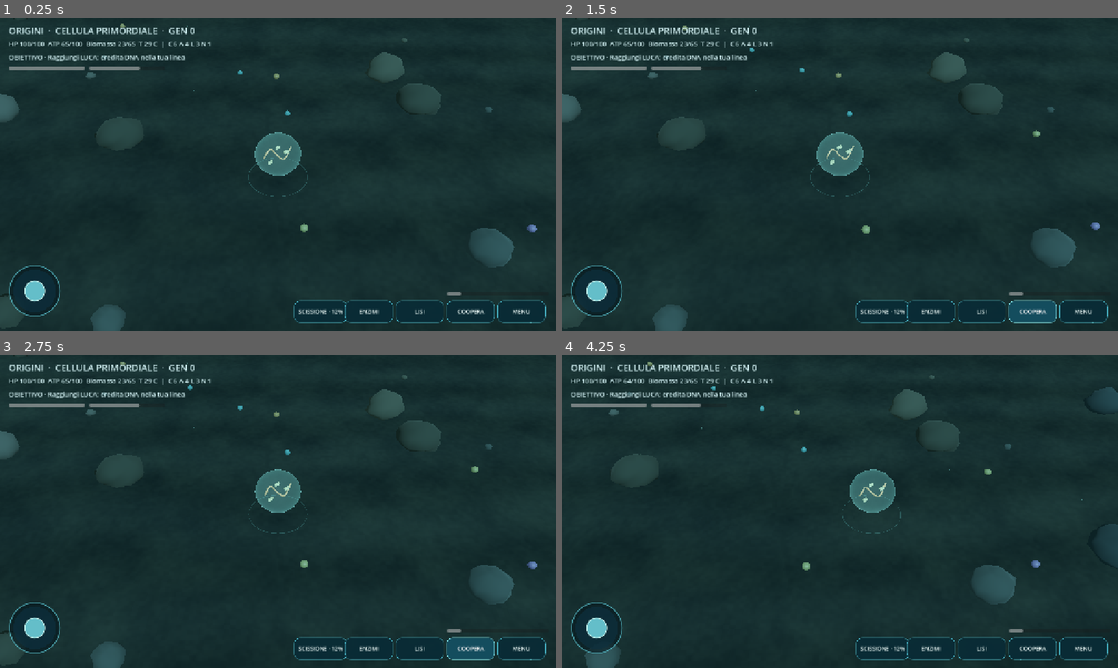
Above: before the commit, frames 1-4 (two rows, left to right).
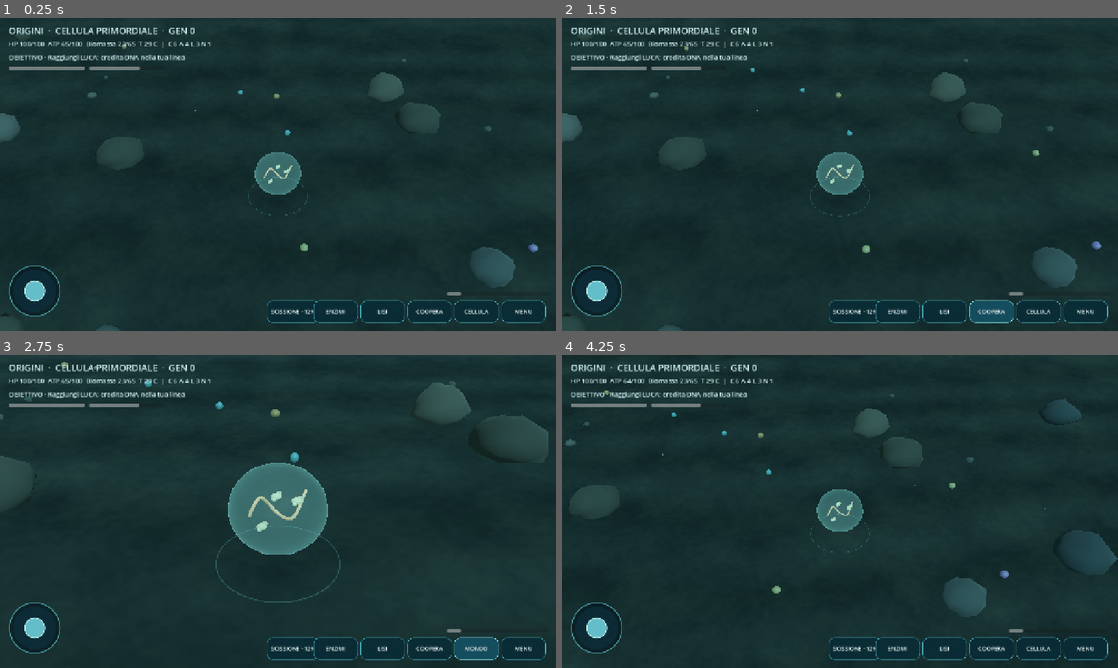
Above: after the commit, the same moments.

Repository: scorbetta17-gif/Origini
Game: Godot game, scene res://scenes/Main.tscn
Same seed, same stepped clock (60 frames per second), same inputs: the game is played once before the commit and once after it.
Inputs (mouse positions are in pixels of both pictures, inside the frame that each line leads up to):
- Up to frame 1 (0.25 s): no input
- Up to frame 2 (1.5 s): click "SCISSIONE · 12%" at 0.5 s; click "COOPERA" at 1.25 s
- Up to frame 3 (2.75 s): click (478, 649) at 2 s, where only the run after the commit has a clickable "CELLULA"
- Up to frame 4 (4.25 s): click (1040, 649) at 2.75 s, where only the run after the commit has a clickable "MONDO"; move the mouse to (962, 495) at 3.52 s; hold D from 3.53 s (still down); click (962, 495) at 3.67 s

The runs differ from the first frame. In frame 1, 5.3% of the frame differs, in the area x 0-97%, y 1-100%; in frame 2, 6.3%; in frame 3, 8.7%, in the area x 0-99%, y 0-100%; in frame 4, 7.5%.

Commit message:
Add in-game cell focus and require hereditary genes for proteolysis, lysis and cooperation

Diff:
--- a/src/main.gd
+++ b/src/main.gd
@@ -78,6 +78,7 @@
 var world_age: float = 0.0
 var last_external_arrival: float = -60.0
 var camera_offset := Vector3(0.0, 7.5, 8.7)
+var camera_focus: bool = false
 var world_radius: float = 25.0
 var attack_mode: String = ""
 var move_vector: Vector2 = Vector2.ZERO
@@ -148,6 +149,10 @@
     attack_mode = ""
     division_options.clear()
     is_paused = false
+    camera_focus = false
+    camera_offset = Vector3(0,7.5,8.7)
+    if is_instance_valid(camera):
+        camera.fov = 34.0
     if is_instance_valid(joystick):
         joystick.set_controls_enabled(true)
         joystick.reset_input()
@@ -398,6 +403,7 @@
     # Cresce con la biomassa, ma la dimensione massima e' limitata.
     player.set_growth(.72 + .41 * clampf((float(resources["biomass"])-23.0)/42.0,0.0,1.0))
     camera.position = camera.position.lerp(player.position+camera_offset,minf(1.0,delta*3.2))
+    camera.look_at(player.position+Vector3(0,.55,0))
     for n in nutrients:
         if is_instance_valid(n["node"]):
             n["node"].position.y = float(n["origin_y"]) + sin(t*1.8+float(n["bob"]))*0.04
@@ -435,6 +441,12 @@
         var distance_squared: float = Vector2(where.x-xy.x,where.z-xy.y).length_squared()
         result += THERMAL_AMPLITUDE[i]*exp(-distance_squared/THERMAL_DECAY[i])
     return result
+
+func _toggle_focus() -> void:
+    camera_focus = not camera_focus
+    camera_offset = Vector3(0,2.4,3.3) if camera_focus else Vector3(0,7.5,8.7)
+    camera.fov = 38.0 if camera_focus else 34.0
+    buttons["focus"].text = "MONDO" if camera_focus else "CELLULA"
 
 func _move_player(direction: Vector2, delta: float) -> void:
     var traits: Dictionary = entities[player_id]["traits"]
@@ -540,7 +552,7 @@
             _divide_npc(str(id))
             continue
         # Competizione emergente: necessita di capacita' litica ereditaria.
-        if int(e["generation"]) >= 3 and float(e["traits"].get("attack",1.0)) > 1.27 and float(e["energy"]) > 8.0:
+        if int(e["generation"]) >= 3 and GenomeScript.has(e["traits"],"hydrolase_secretion") and float(e["energy"]) > 8.0:
             var nearest_id: String = ""
             var best: float = 1.12
             for other_id in entities:
@@ -664,6 +676,14 @@
             traits = GenomeScript.grant(traits,"eps_biosynthesis",generation+1,"major_mutation",next_branch)
             highlight = "Major: riconoscimento cellulare e EPS"
         division_options.append({"traits":traits,"branch":next_branch,"name":highlight})
+    for option in division_options:
+        var tr: Dictionary = option["traits"]
+        var events: Array = tr.get("genome",{}).get("history",[])
+        for event in events:
+            if int(event.get("generation",-1)) == generation+1:
+                var locus: String = str(event.get("locus",""))
+                if GenomeScript.GENE_INFO.has(locus):
+                    option["name"] = "MAJOR: "+str(GenomeScript.GENE_INFO[locus]["name"])
     _open_overlay("SCISSIONE CELLULARE", "Scegli una discendente. La sorella segue la propria linea.")
     _add_overlay_button("FIGLIA A · %s" % str(division_options[0]["name"]),func():_choose_daughter(0))
     _add_overlay_button("FIGLIA B · %s" % str(division_options[1]["name"]),func():_choose_daughter(1))
@@ -732,10 +752,14 @@
     if skill_cooldown > 0.0:
         _notice("Abilita' in ricarica")
         return
-    var attack_strength: float = float(entities[player_id]["traits"].get("attack",1.0))
-    if mode == "lysis" and attack_strength < 1.10:
-        _notice("Per la lisi serve una capacita' litica")
-        return
+    var genome_traits: Dictionary = entities[player_id]["traits"]
+    if not GenomeScript.has(genome_traits,"hydrolase_secretion"):
+        _notice("Manca il locus maggiore per enzimi proteolitici")
+        return
+    if mode == "lysis" and not GenomeScript.has(genome_traits,"surface_recognition"):
+        _notice("La lisi selettiva richiede anche recettori di riconoscimento")
+        return
+    var attack_strength: float = float(genome_traits.get("attack",1.0))
     var best: String = ""
     var dist: float = 8.0
     if mode == "lysis" or attack_strength >= 1.10:
@@ -822,8 +846,8 @@
         _notice("La cooperazione della Fase 2 richiede una linea Archaea")
         return
     var traits: Dictionary = entities[player_id]["traits"]
-    if not bool(traits.get("adhesion",false)) and not bool(traits.get("eps",false)):
-        _notice("Occorre una forma di adesione o EPS")
+    if not GenomeScript.has(traits,"surface_recognition") and not GenomeScript.has(traits,"eps_biosynthesis"):
+        _notice("Occorre un locus maggiore per adesione o EPS")
         return
     var closest: String = ""
     var dist: float = 6.0
@@ -1150,6 +1174,7 @@
     _button("SALVA",_save_game,"save")
     _button("CARICA",_load_game,"load")
     _button("GENOMA",_on_genome,"genome")
+    _button("CELLULA",_toggle_focus,"focus")
     _button("MENU",_open_main_menu,"menu")
     overlay = ColorRect.new()
     overlay.color = Color(.005,.025,.040,.97)
@@ -1181,7 +1206,7 @@
     scission_bar.size = Vector2(minf(wh.x*.27,235),7)
     scission_bar.position = Vector2(wh.x-scission_bar.size.x-16,wh.y-89)
     # Gli strumenti secondari restano nel menu, ma le azioni sono conservate.
-    var primary: Array[String] = ["divide","enzymes","lysis","cooperate","menu"]
+    var primary: Array[String] = ["divide","enzymes","lysis","cooperate","focus","menu"]
     for key in buttons:
         buttons[key].visible = primary.has(str(key))
     if portrait:
@@ -1192,10 +1217,10 @@
             b.size = Vector2(w-5,49)
             b.add_theme_font_size_override("font_size",12)
     else:
-        var w: float = minf(117.0,(wh.x-160.0)/5.0)
+        var w: float = minf(108.0,(wh.x-160.0)/6.0)
         for i in range(primary.size()):
             var b: Button = buttons[primary[i]]
-            b.position = Vector2(wh.x-(5.0*w+18.0)+float(i)*w,wh.y-70)
+            b.position = Vector2(wh.x-(6.0*w+18.0)+float(i)*w,wh.y-70)
             b.size = Vector2(w-6,51)
             b.add_theme_font_size_override("font_size",13)
     overlay.size = wh
